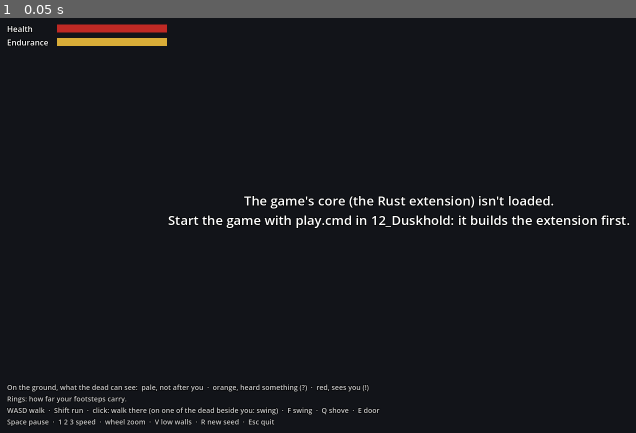
Above: before the commit, frame 1.
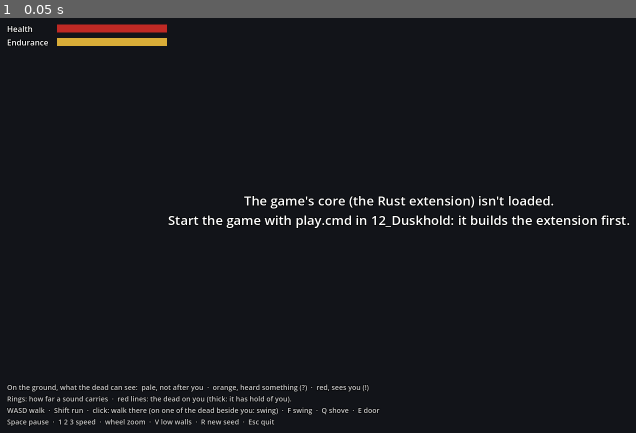
Above: after the commit, the same moment.

Repository: Mossenheimen/Duskhold
Game: Godot game, scene res://main.tscn
Same seed, same stepped clock (60 frames per second), same inputs: the game is played once before the commit and once after it.
Inputs:
- Up to frame 1 (0.05 s): no input

The runs differ from the first frame. In frame 1, 0.3% of the frame differs, in the area x 8-46%, y 91-93%.

Commit message:
Duskhold: grabs with a way out, and doors the dead beat down (step 5, slice 2)
The dead on you are engaged: beside you, seeing you, able to reach you,
each drawn as a line. A hit can take hold, likelier for each other one
on you and when you're out of breath, and stepping out of reach risks a
parting grab. Held, you can't walk or swing and every blow lands: you
struggle (F) or shove (Q) free. Three holding you, or a hold with no
breath left, drag you down. A shambler with no way to you beats on the
shut door between you until it gives. Doors now redraw when they open,
shut or break, and --data loads another data folder.

Co-Authored-By: Claude Opus 5.5 <noreply@anthropic.com>

Diff:
--- a/client/chunk_view.gd
+++ b/client/chunk_view.gd
@@ -52,6 +52,9 @@
 var _edges := PackedInt32Array()
 var _materials: Dictionary
 var _walls: Node3D
+var _dusk: Node
+var _chunk := Vector2i.ZERO
+var _low_walls := false
 
 
 ## Builds the chunk (cx, cy) from the core. `names` are the fixtures' ids by number;
@@ -59,6 +62,8 @@
 func build(dusk: Node, cx: int, cy: int, names: PackedStringArray, materials: Dictionary,
 		low_walls: bool) -> void:
 	_materials = materials
+	_dusk = dusk
+	_chunk = Vector2i(cx, cy)
 	var size: int = dusk.chunk_size()
 	var origin := Vector2i(cx * size, cy * size)
 	var tiles: PackedInt32Array = dusk.chunk_tiles(cx, cy)
@@ -70,9 +75,16 @@
 	build_walls(low_walls)
 
 
+## The chunk's edges changed in the core (a door opened, shut or gave way): fetch them again.
+func refresh_walls() -> void:
+	_edges = _dusk.chunk_edges(_chunk.x, _chunk.y)
+	build_walls(_low_walls)
+
+
 ## The walls, doors, windows and fences, full height or low. Low walls are only a way of
 ## looking: the core's walls don't change.
 func build_walls(low_walls: bool) -> void:
+	_low_walls = low_walls
 	for child in _walls.get_children():
 		child.queue_free()
 	var height := LOW_WALL_HEIGHT if low_walls else WALL_HEIGHT
--- a/client/hud.gd
+++ b/client/hud.gd
@@ -6,7 +6,7 @@
 const FLASH_LIFE := 0.6
 
 const CONTROLS := "WASD walk  ·  Shift run  ·  click: walk there (on one of the dead beside you: swing)  ·  F swing  ·  Q shove  ·  E door\nSpace pause  ·  1 2 3 speed  ·  wheel zoom  ·  V low walls  ·  R new seed  ·  Esc quit"
-const LEGEND := "On the ground, what the dead can see:  pale, not after you  ·  orange, heard something (?)  ·  red, sees you (!)\nRings: how far your footsteps carry."
+const LEGEND := "On the ground, what the dead can see:  pale, not after you  ·  orange, heard something (?)  ·  red, sees you (!)\nRings: how far a sound carries  ·  red lines: the dead on you (thick: it has hold of you)."
 
 var _state: Label
 var _news: Label
@@ -21,6 +21,7 @@
 var _breath: Label
 var _wounds: Label
 var _death: Label
+var _held: Label
 
 
 func _ready() -> void:
@@ -44,6 +45,10 @@
 	_problem.horizontal_alignment = HORIZONTAL_ALIGNMENT_CENTER
 	_death = _label(30, Control.PRESET_CENTER)
 	_death.horizontal_alignment = HORIZONTAL_ALIGNMENT_CENTER
+	_held = _label(30, Control.PRESET_CENTER_TOP)
+	_held.horizontal_alignment = HORIZONTAL_ALIGNMENT_CENTER
+	_held.position.y += 120.0
+	_held.add_theme_color_override("font_color", Color(1.0, 0.35, 0.3))
 	_build_body_panel()
 
 
@@ -60,7 +65,7 @@
 
 ## `tick` counts tenths of a second of game time; `speed` is the dial (1, 2, 5).
 func show_state(world_seed: int, tick: int, speed: int, paused: bool) -> void:
-	_state.text = "DUSKHOLD  ·  build step 5: fight or flee\nSeed %d  ·  %.1f s  ·  %d×" % [
+	_state.text = "DUSKHOLD  ·  build step 5: grabs and doors\nSeed %d  ·  %.1f s  ·  %d×" % [
 		world_seed, tick / 10.0, speed]
 	_paused.visible = paused
 
@@ -116,6 +121,14 @@
 	_endurance.value = body[1] / 10.0
 	_breath.text = "Out of breath" if body[2] == 1 else ""
 	_wounds.text = "\n".join(wounds)
+	var holding := body[5] if body.size() > 5 and body[3] == 0 else 0
+	match holding:
+		0:
+			_held.text = ""
+		1:
+			_held.text = "IT HAS HOLD OF YOU\nF struggle  ·  Q shove it off"
+		_:
+			_held.text = "%d HAVE HOLD OF YOU\nF struggle  ·  Q shove one off  ·  three drag you down" % holding
 
 
 ## The end: how you died, and how long you lasted.
--- a/client/main.gd
+++ b/client/main.gd
@@ -7,14 +7,16 @@
 ##
 ## Development flags, after "--" on Godot's command line (play.cmd passes them on):
 ## --seed=N the patch's seed; --town the little demo town instead; --walk=X,Y walk there at the
-## start; --zoom=N; --speed=N the speed dial; --shot=PATH save a picture after
-## --shot-after=SECONDS (default 3) and quit.
+## start; --zoom=N; --speed=N the speed dial; --data=PATH another data folder (a mod, a test);
+## --shot=PATH save a picture after --shot-after=SECONDS (default 3) and quit;
+## --do=S:ACTION,... press swing, shove, door or struggle S real seconds in.
 
 const MapView = preload("res://map_view.gd")
 const ActorView = preload("res://actor_view.gd")
 const NoiseRings = preload("res://noise_rings.gd")
 const Hud = preload("res://hud.gd")
 const Tells = preload("res://tells.gd")
+const Threats = preload("res://threats.gd")
 
 ## Zomboid's angle: 30° down, so tiles are 2:1 diamonds, and north up and to the right.
 const CAMERA_PITCH := 30.0
@@ -36,6 +38,12 @@
 const DIED := 8
 const DOOR := 9
 const EXHAUSTED := 10
+const GRABBED := 11
+const FREED := 12
+const STRUGGLED := 13
+const THUMPED := 14
+const DOOR_BROKE := 15
+const DRAGGED_DOWN := 16
 ## Numbers an event takes.
 const EVENT_SIZE := 6
 
@@ -43,6 +51,7 @@
 var map_view: MapView
 var rings: NoiseRings
 var tells: Tells
+var threats: Threats
 var hud: Hud
 var camera: Camera3D
 var cursor: MeshInstance3D
@@ -56,6 +65,9 @@
 var part_names := PackedStringArray()
 var last_hurt := ""  # what last hurt you, for the death screen
 var dead := false
+var held := 0  # how many have hold of you
+var dragged_by := 0  # how many dragged you down, for the death screen
+var last_thump := -100.0  # when the news last told of a blow on a door, in game seconds
 var low_walls := false
 var last_tick := -1
 var use_town := false
@@ -63,8 +75,10 @@
 var shot_path := ""
 var shot_after := 3.0
 var start_speed := 1.0
+var data_dir := ""  # --data: another data folder (a mod, or a test)
 var walk_at := Vector2i(-1, -1)
 var played := 0.0
+var scripted: Array = []  # --do: [real seconds, action], soonest first
 
 
 func _ready() -> void:
@@ -79,6 +93,7 @@
 		return
 	dusk = ClassDB.instantiate("DuskWorld")
 	dusk.process_priority = -1  # tick the world before this script draws it
+	dusk.data_dir = data_dir
 	add_child(dusk)
 	map_view = MapView.new()
 	add_child(map_view)
@@ -86,6 +101,8 @@
 	add_child(rings)
 	tells = Tells.new()
 	add_child(tells)
+	threats = Threats.new()
+	add_child(threats)
 	_start()
 
 
@@ -115,6 +132,9 @@
 	part_names = dusk.part_names()
 	last_hurt = ""
 	dead = false
+	held = 0
+	dragged_by = 0
+	last_thump = -100.0
 	last_tick = -1
 	_draw_actors(0.0)
 	if me >= 0:
@@ -141,8 +161,12 @@
 	map_view.update(focus)
 	_move_cursor()
 	hud.show_state(town_seed, tick, roundi(dusk.speed), dusk.paused)
-	hud.show_body(dusk.character_body(), dusk.character_wounds())
-	_maybe_take_picture(delta)
+	var body: PackedInt32Array = dusk.character_body()
+	held = body[5] if body.size() > 5 else 0
+	hud.show_body(body, dusk.character_wounds())
+	played += delta
+	_run_script()
+	_maybe_take_picture()
 
 
 func _unhandled_input(event: InputEvent) -> void:
@@ -159,7 +183,10 @@
 				var tile := _tile_under(mouse.position)
 				var aim := _foe_beside(tile)
 				if aim != Vector2i.ZERO:
-					dusk.attack(aim.x, aim.y)
+					if held > 0:
+						dusk.struggle()
+					else:
+						dusk.attack(aim.x, aim.y)
 				else:
 					dusk.walk_to(tile.x, tile.y, Input.is_action_pressed("run"))
 			MOUSE_BUTTON_WHEEL_UP:
@@ -167,7 +194,11 @@
 			MOUSE_BUTTON_WHEEL_DOWN:
 				zoom = minf(ZOOM_MAX, zoom * 1.15)
 	elif event.is_action_pressed("swing") and not dead:
-		dusk.attack(0, 0)
+		# Held, the swing key struggles: you can't swing with one on you.
+		if held > 0:
+			dusk.struggle()
+		else:
+			dusk.attack(0, 0)
 	elif event.is_action_pressed("shove") and not dead:
 		dusk.shove(0, 0)
 	elif event.is_action_pressed("door") and not dead:
@@ -235,6 +266,10 @@
 		var swinging := actions[i * 4] == 1 and actions[i * 4 + 1] < 1000
 		actors[i].show_pose(states[i], actions[i * 4 + 1] / 1000.0 if swinging else -1.0, delta)
 	tells.show_actions(actions, me)
+	var drawn := []
+	for view in actors:
+		drawn.append(view.position)
+	threats.show_threats(dusk.character_threats(), drawn, me)
 	if me >= 0:
 		map_view.set_focus(actors[me].position + Vector3(0.0, 0.9, 0.0))
 
@@ -276,11 +311,34 @@
 				else:
 					hud.say("It's down for good.")
 			DOOR:
+				map_view.refresh_edge(Vector2i(events[i + 3], events[i + 4]))
 				if who == me:
 					hud.say("You opened the door." if extra == 1 else "You shut the door.")
 			EXHAUSTED:
 				if who == me:
 					hud.say("You're out of breath.")
+			GRABBED:
+				if target == me:
+					hud.say("It has hold of you! F to struggle, Q to shove it off.")
+					hud.flash()
+			FREED:
+				if who == me:
+					hud.say("You got free.")
+			STRUGGLED:
+				if who == me:
+					hud.say("You couldn't get free.")
+			THUMPED:
+				# Doors are loud: tell of it now and then, not at every blow.
+				var now: float = dusk.tick() / 10.0
+				if now - last_thump > 6.0:
+					last_thump = now
+					hud.say("Something is beating on a door.")
+			DOOR_BROKE:
+				map_view.refresh_edge(Vector2i(events[i + 3], events[i + 4]))
+				hud.say("A door gave way!")
+			DRAGGED_DOWN:
+				if who == me:
+					dragged_by = extra
 
 
 ## Whether actor `i` stands beside you.
@@ -294,7 +352,11 @@
 func _die() -> void:
 	dead = true
 	var how := last_hurt
-	if dusk.character_body()[4] > 0 or how.is_empty():
+	if dragged_by >= 3:
+		how = "%d of them got hold of you, and dragged you down." % dragged_by
+	elif dragged_by > 0:
+		how = "It had hold of you, and you had no breath left to throw it off."
+	elif dusk.character_body()[4] > 0 or how.is_empty():
 		how = "You bled to death." if not how.is_empty() else "You died."
 	hud.show_death(how, dusk.tick() / 10.0)
 
@@ -405,8 +467,13 @@
 			walk_at = Vector2i(value.get_slice(",", 0).to_int(), value.get_slice(",", 1).to_int())
 		elif arg.begins_with("--zoom="):
 			zoom = value.to_float()
+		elif arg.begins_with("--data="):
+			data_dir = value
 		elif arg.begins_with("--speed="):
 			start_speed = value.to_float()
+		elif arg.begins_with("--do="):
+			for step in value.split(","):
+				scripted.append([step.get_slice(":", 0).to_float(), step.get_slice(":", 1)])
 		elif arg.begins_with("--shot="):
 			shot_path = value
 		elif arg.begins_with("--shot-after="):
@@ -414,10 +481,9 @@
 
 
 ## --shot: saves what's on the screen once the time has come, then quits.
-func _maybe_take_picture(delta: float) -> void:
+func _maybe_take_picture() -> void:
 	if shot_path.is_empty():
 		return
-	played += delta
 	if played < shot_after:
 		return
 	var path := shot_path
@@ -426,3 +492,17 @@
 	get_viewport().get_texture().get_image().save_png(path)
 	print("Saved ", path)
 	get_tree().quit()
+
+
+## --do: presses the scripted actions as their time comes (for pictures of a fight or a door).
+func _run_script() -> void:
+	while not scripted.is_empty() and played >= scripted[0][0]:
+		match scripted.pop_front()[1]:
+			"swing":
+				dusk.attack(0, 0)
+			"shove":
+				dusk.shove(0, 0)
+			"door":
+				dusk.use_door()
+			"struggle":
+				dusk.struggle()
--- a/client/map_view.gd
+++ b/client/map_view.gd
@@ -87,6 +87,14 @@
 		view.build_walls(low)
 
 
+## An edge owned by `tile` changed in the core (a door opened, shut or gave way): its chunk
+## draws its walls again, if it's drawn.
+func refresh_edge(tile: Vector2i) -> void:
+	var at := Vector2i(floori(tile.x / float(_chunk_size)), floori(tile.y / float(_chunk_size)))
+	if _chunks.has(at):
+		_chunks[at].refresh_walls()
+
+
 ## Where the character is: walls, furniture and trees between it and the camera are cut away
 ## round it.
 func set_focus(at: Vector3) -> void:
--- /dev/null
+++ b/client/threats.gd
@@ -0,0 +1,54 @@
+extends Node3D
+## Engagement you can see (CONCEPT.md, combat): a line on the ground from each of the dead on
+## you, thin while it's beside you and after you, thick while it has hold of you. Doorways
+## matter because they cap the number of lines. From DuskWorld.character_threats().
+
+const ENGAGED := Color(0.95, 0.25, 0.18, 0.55)
+const HOLDING := Color(0.75, 0.05, 0.05, 0.9)
+
+var _engaged := StandardMaterial3D.new()
+var _holding := StandardMaterial3D.new()
+var _lines: Array[MeshInstance3D] = []
+
+
+func _init() -> void:
+	for pair in [[_engaged, ENGAGED], [_holding, HOLDING]]:
+		var material: StandardMaterial3D = pair[0]
+		material.shading_mode = BaseMaterial3D.SHADING_MODE_UNSHADED
+		material.transparency = BaseMaterial3D.TRANSPARENCY_ALPHA
+		material.albedo_color = pair[1]
+		material.no_depth_test = false
+
+
+## `threats` holds two numbers each (actor index, 1 if it holds you); `where` the actors' drawn
+## places in 3D; `me` your index.
+func show_threats(threats: PackedInt32Array, where: Array, me: int) -> void:
+	var used := 0
+	if me >= 0:
+		var mine: Vector3 = where[me]
+		for i in range(0, threats.size(), 2):
+			var theirs: Vector3 = where[threats[i]]
+			var holds := threats[i + 1] == 1
+			var line := _line(used)
+			used += 1
+			var along := mine - theirs
+			along.y = 0.0
+			line.visible = true
+			line.material_override = _holding if holds else _engaged
+			line.position = (mine + theirs) / 2.0 + Vector3(0.0, 0.05, 0.0)
+			line.rotation.y = atan2(along.x, along.z)
+			line.scale = Vector3(0.2 if holds else 0.1, 1.0, along.length())
+	for k in range(used, _lines.size()):
+		_lines[k].visible = false
+
+
+func _line(k: int) -> MeshInstance3D:
+	while _lines.size() <= k:
+		var bar := BoxMesh.new()
+		bar.size = Vector3(1.0, 0.02, 1.0)
+		var line := MeshInstance3D.new()
+		line.mesh = bar
+		line.cast_shadow = GeometryInstance3D.SHADOW_CASTING_SETTING_OFF
+		add_child(line)
+		_lines.append(line)
+	return _lines[k]
Not shown, added: client/threats.gd.uid
Not shown, changed: ARCHITECTURE.md
Not shown, changed: CLAUDE.md
Not shown, changed: crates/dusk-cli/src/main.rs
Not shown, changed: crates/dusk-core/src/actor.rs
Not shown, changed: crates/dusk-core/src/combat.rs
Not shown, added: crates/dusk-core/src/grab.rs
Not shown, changed: crates/dusk-core/src/grid.rs
Not shown, changed: crates/dusk-core/src/hash.rs
Not shown, changed: crates/dusk-core/src/lib.rs
Not shown, changed: crates/dusk-core/src/world.rs
Not shown, changed: crates/dusk-core/tests/combat.rs
(and 4 more such lines)
